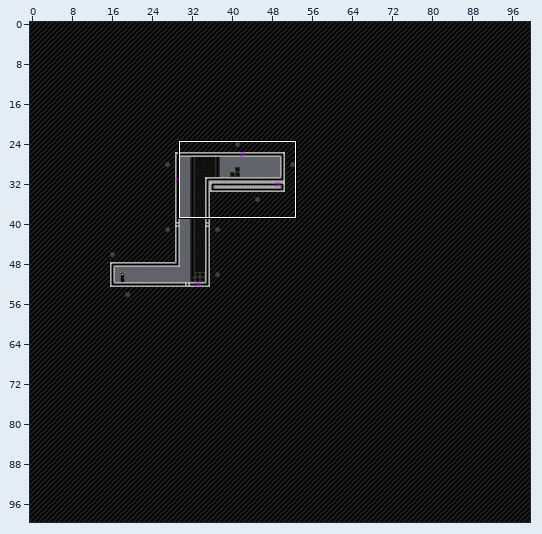
An edit to a level. Tiled map (JSON), assets/levels/level2.json. Above, an overview of the earlier version with the close-up marked.
Close-up. The starting point:
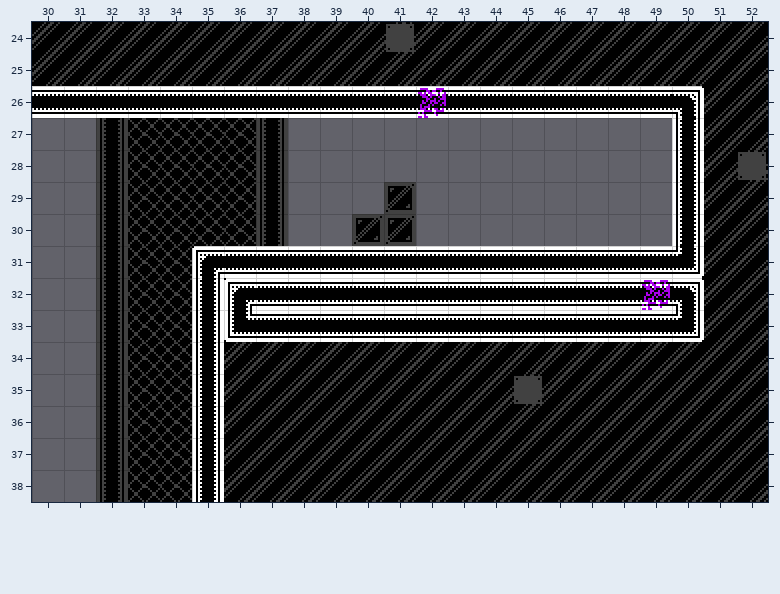
Cells are 32x32 px. Shown: x 30..52, y 24..38. The commit also changed other parts of the map, which this record leaves out.
The result:
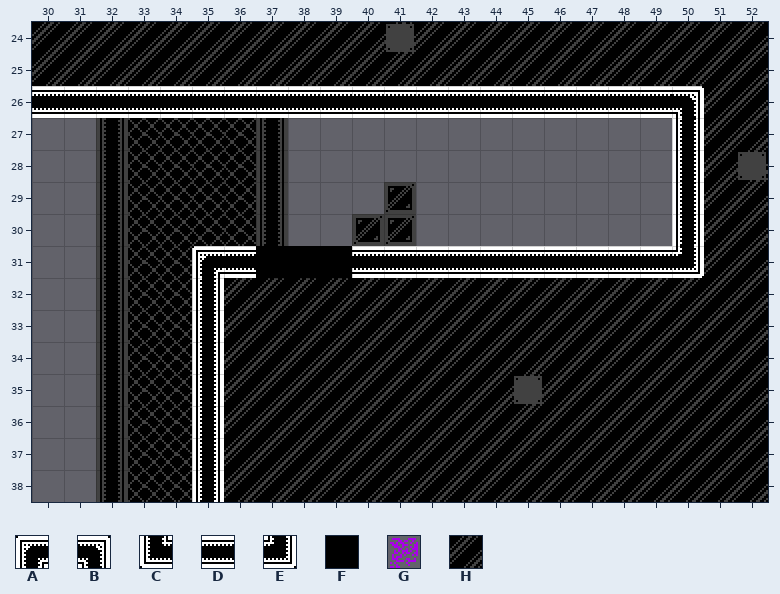
Key: from "tilemap": A 27, B 29, C 35, D 36, E 37, F 40, G 41, H 60.
_ is an empty cell.
Difference:
Layer "Tile Layer 1":
y 32: x 36..50 ADDDDDDDDDDDDDB -> HHHHHHHHHHHHHHH
y 33: x 36..50 CDDDDDDDDDDDDDE -> HHHHHHHHHHHHHHH
Layer "Tile Layer 2":
y 26: x 42 G -> _
y 31: x 37..39 ___ -> FFF
y 32: x 49 G -> _
Changed places in both close-ups, as pixel boxes (x1, y1, x2, y2):
removed: (418, 88, 446, 118)
changed: (224, 246, 704, 342)
